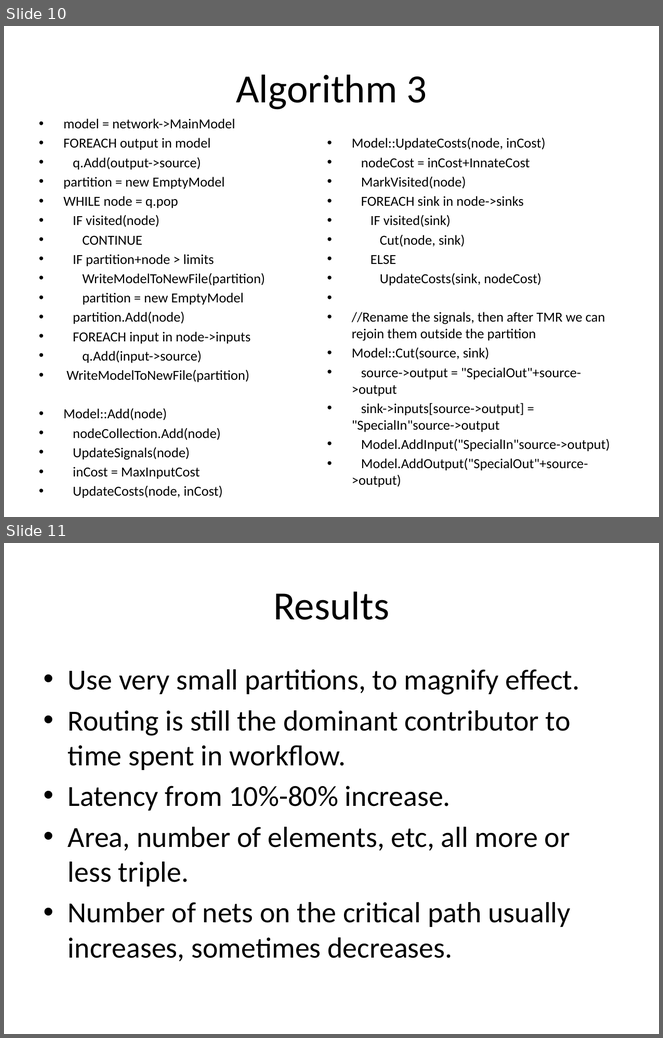
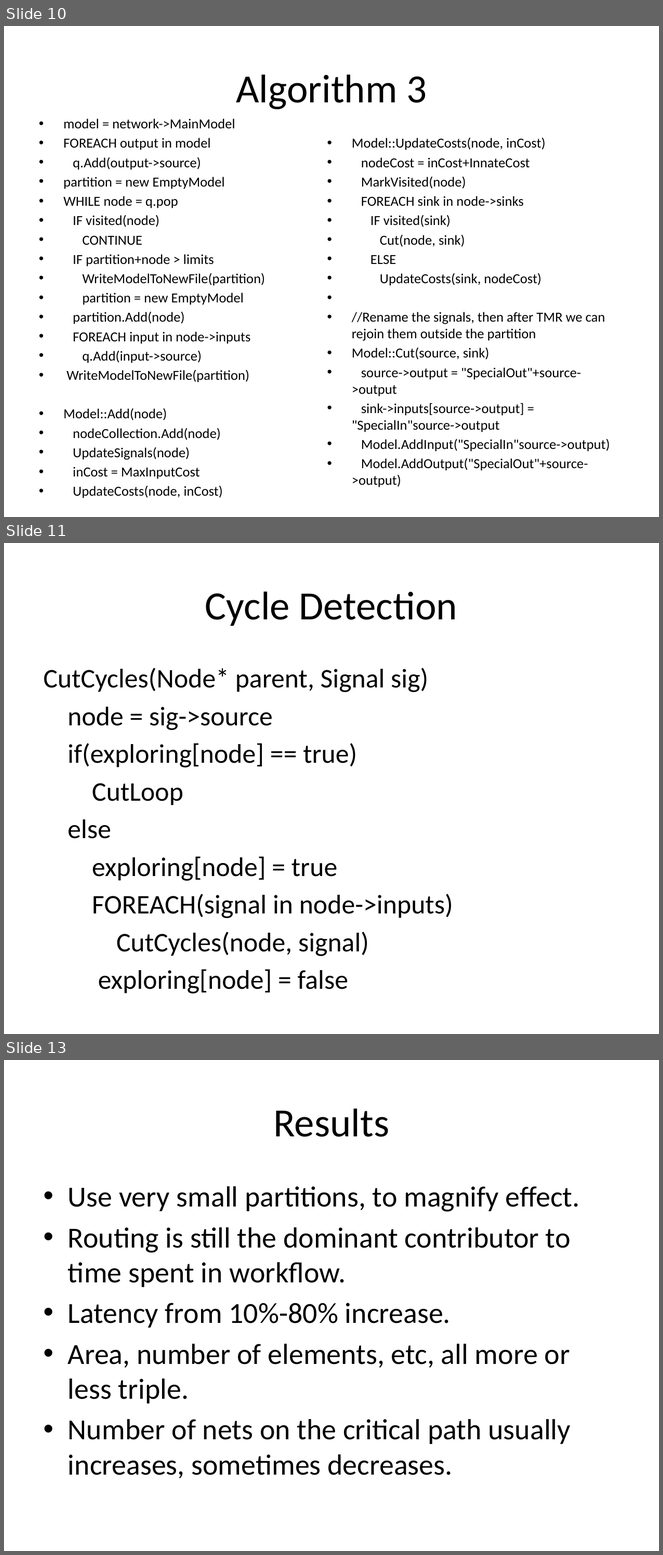
Before and after one commit to Jemima/ths, a slide deck: Partitioning Algorithm and Initial Results.pptx. Shown one above the other, each under a label of ours: slides 10 and 11 before the commit, slides 10, 11 and 13 after it; the slides between them are not shown. The pictures are 663x1038 and 663x1555 pixels, drawn with LibreOffice and Linux fonts; fonts in the diff are those of the drawing. Boxes give left, top, right and bottom in pixels: in the first picture for what was removed or moved away, otherwise in the second. Text is boxed around its words. In the diff, an @@ line names an element or a change of style, - is before the commit and + after.

Commit message:
Added algorithm description of cycle detection

```diff
--- a/Partitioning Algorithm and Initial Results.pptx
+++ b/Partitioning Algorithm and Initial Results.pptx
@@ slide 11 added at [4, 543, 659, 1034], background #FFFFFF @@
@@ title added at [205, 591, 457, 626], 44 pt, text #000000 @@
+Cycle Detection
@@ text added at [44, 668, 453, 994], 29.6 pt, text #000000 @@
+CutCycles(Node* parent, Signal sig)
+node = sig->source
+if(exploring[node] == true)
+CutLoop
+else
+exploring[node] = true
+FOREACH(signal in node->inputs)
+CutCycles(node, signal)
+exploring[node] = false
@@ what was slide 11 is now slide 13 @@
```
Also in this commit, not shown: 1 other slide added, 1 other file.
